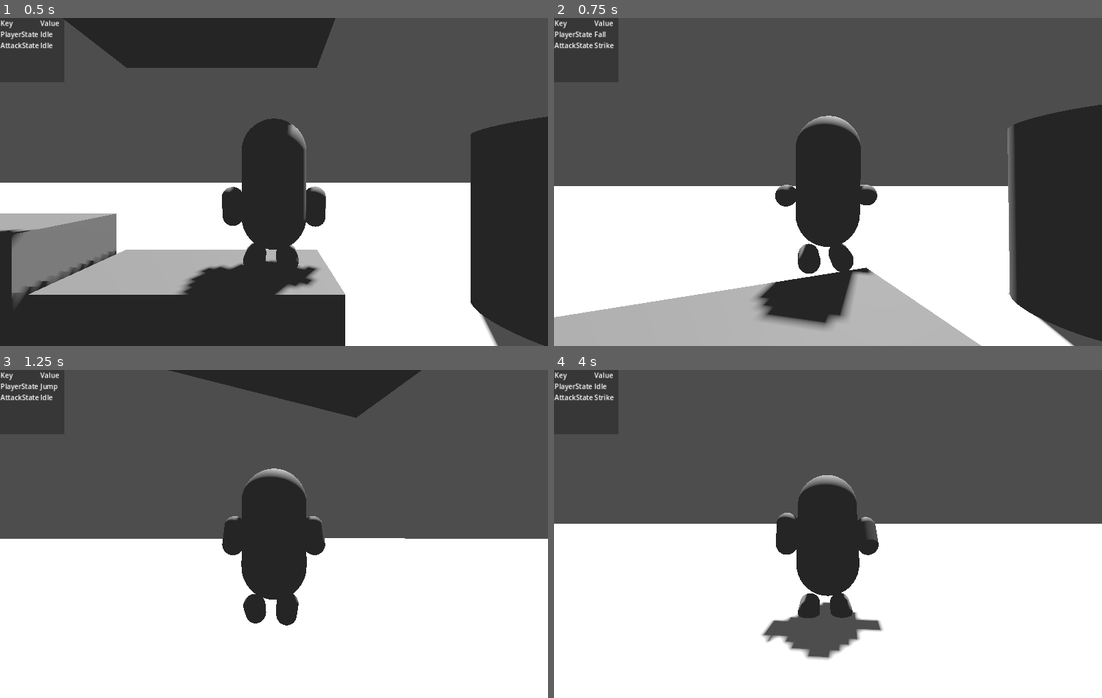
Above: before the commit, frames 1-4 (two rows, left to right).
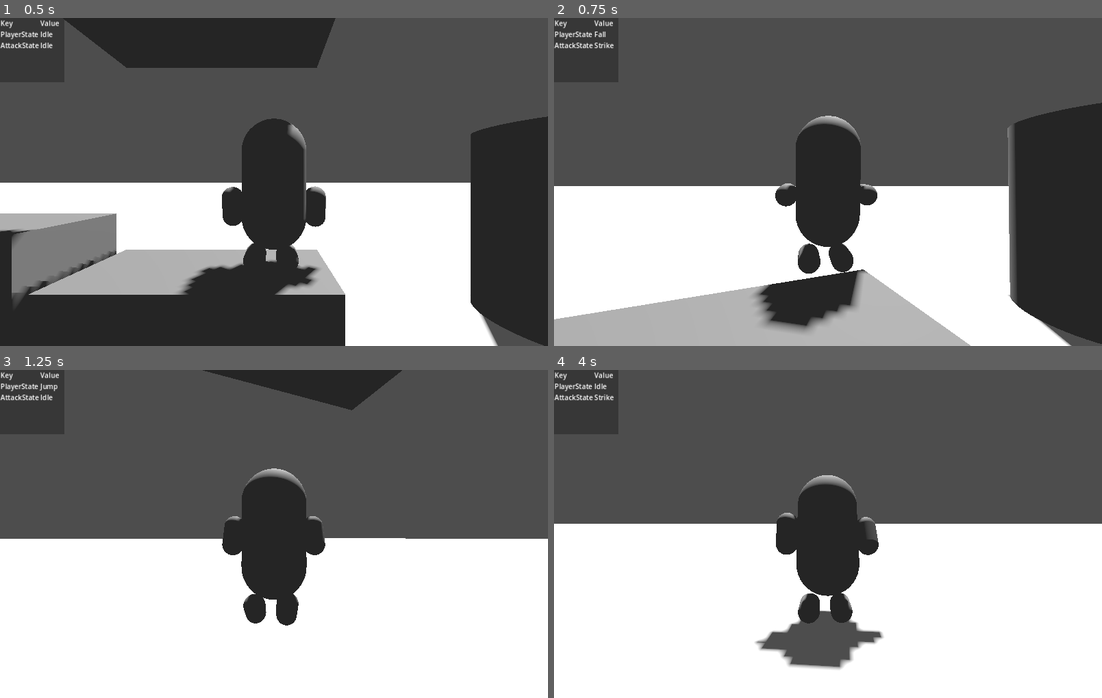
Above: after the commit, the same moments.

Repository: ee0pdt/godot-tps-test
Game: Godot game, scene res://main.tscn
Same seed, same stepped clock (60 frames per second), same inputs: the game is played once before the commit and once after it.
Inputs (mouse positions are in pixels of both pictures, inside the frame that each line leads up to):
- Up to frame 1 (0.5 s): no input
- Up to frame 2 (0.75 s): move the mouse to (855, 182) at 0.52 s; hold Up (forward) from 0.53 s (still down); click (855, 182) at 0.6 s
- Up to frame 3 (1.25 s): keep holding Up (forward); tap Space (jump) at 0.77 s
- Up to frame 4 (4 s): keep holding Up (forward); move the mouse to (800, 534) at 1.27 s; click (800, 534) at 1.35 s; tap Space (jump) at 1.52, 3.02, 3.77 s; move the mouse to (838, 527) at 2.02 s; click (838, 527) at 2.1 s; move the mouse to (822, 540) at 2.77 s; click (822, 540) at 2.85 s; move the mouse to (866, 537) at 3.52 s; click (866, 537) at 3.6 s

Frame 1 is identical in both runs. In frame 2, 1.9% of the frame differs, in the area x 0-100%, y 25-100%; in frame 3, 1.2%; in frame 4, 1.7%.

Commit message:
refactoring states

Diff:
--- a/player/movement_states/player_idle.gd
+++ b/player/movement_states/player_idle.gd
@@ -23,18 +23,7 @@
 		state_machine.transition_to("Jump")
 
 	else:
-		# Get the input direction and handle the movement/deceleration.
-		# As good practice, you should replace UI actions with custom gameplay actions.
-		var input_dir = Input.get_vector("left", "right", "forward", "backward")
-		var direction = (player.transform.basis * Vector3(input_dir.x, 0, input_dir.y)).normalized()
-
-		if direction:
-			player.velocity.x = direction.x * player.SPEED
-			player.velocity.z = direction.z * player.SPEED
-			player.rotate_to_camera(direction)
-		else:
-			player.velocity.x = move_toward(player.velocity.x, 0, player.SPEED)
-			player.velocity.z = move_toward(player.velocity.z, 0, player.SPEED)
+		var velocity = player.process_movement(player.SPEED)
 
 		if player.velocity.length() > 0.0:
 			state_machine.transition_to("Walk")
--- a/player/movement_states/player_walk.gd
+++ b/player/movement_states/player_walk.gd
@@ -23,22 +23,10 @@
 	elif Input.is_action_just_pressed("jump") and player.is_on_floor():
 		state_machine.transition_to("Jump")
 	else:
-		# Get the input direction relative to the camera orientation
-		var input_dir = Input.get_vector("left", "right", "forward", "backward")
-		var direction = (camera_base.global_transform.basis * Vector3(input_dir.x, 0, input_dir.y)).normalized()
+		var velocity = player.process_movement(player.SPEED)
 
-		if direction:
-			player.velocity.x = direction.x * player.SPEED
-			player.velocity.z = direction.z * player.SPEED
-			player.rotate_to_camera(direction)
-		else:
-			player.velocity.x = move_toward(player.velocity.x, 0, player.SPEED)
-			player.velocity.z = move_toward(player.velocity.z, 0, player.SPEED)
-
-		if player.velocity.length() < 1.0:
+		if velocity.length() < 1.0:
 			state_machine.transition_to("Idle")
-
-		player.move_and_slide()
 
 
 # Called by the state machine upon changing the active state. The `msg` parameter
--- a/player/player.gd
+++ b/player/player.gd
@@ -24,9 +24,11 @@
 
 var jump_count := 0
 
+
 func _ready():
 	Input.mouse_mode = Input.MOUSE_MODE_CAPTURED
 	animation_tree.active = true
+
 
 func _input(event):
 	if event is InputEventMouseMotion:
@@ -35,6 +37,7 @@
 
 		# Vertical rotation with limits
 		camera_pivot.rotation.x = max(min(camera_pivot.rotation.x - deg_to_rad(event.relative.y * MOUSE_SENSITIVITY), deg_to_rad(VERTICAL_LIMIT)), -deg_to_rad(VERTICAL_LIMIT))
+
 
 # Helper function to get the camera's rotation
 func get_camera_rotation_basis() -> Basis:
@@ -52,3 +55,21 @@
 		global_transform = Transform3D(Basis(wrotation), global_transform.origin)
 
 		camera_base.rotation.y += old - rotation.y
+
+
+func process_movement(speed: float) -> Vector3:
+	# Get the input direction relative to the camera orientation
+	var input_dir = Input.get_vector("left", "right", "forward", "backward")
+	var direction = (camera_base.global_transform.basis * Vector3(input_dir.x, 0, input_dir.y)).normalized()
+
+	if direction:
+		velocity.x = direction.x * SPEED
+		velocity.z = direction.z * SPEED
+		rotate_to_camera(direction)
+	else:
+		velocity.x = move_toward(velocity.x, 0, SPEED)
+		velocity.z = move_toward(velocity.z, 0, SPEED)
+
+	move_and_slide()
+
+	return velocity
